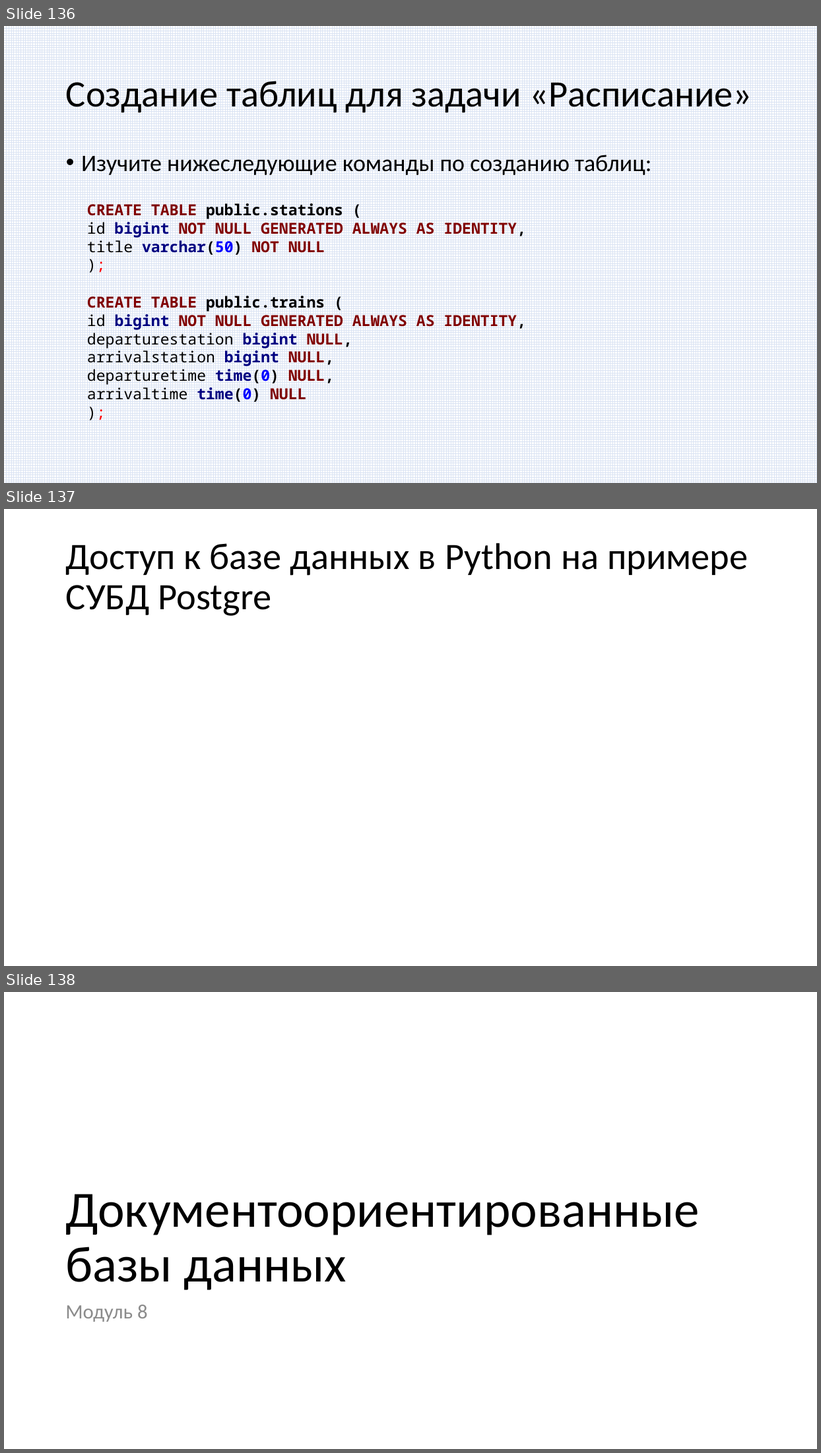
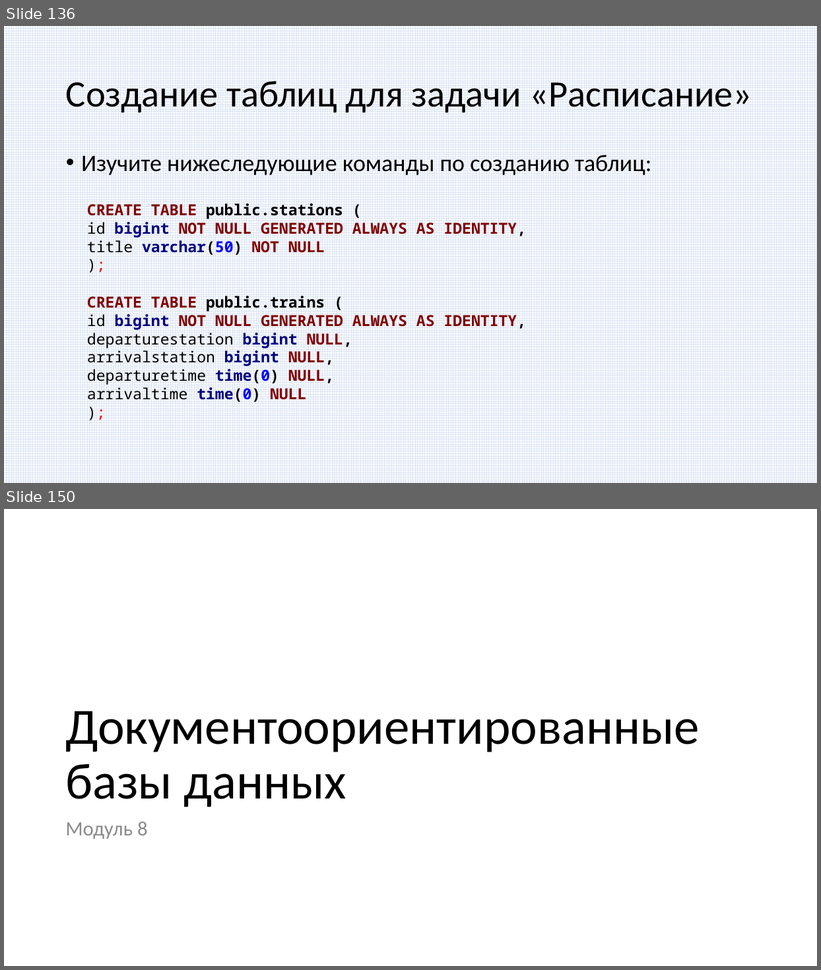
Before and after one commit to paveltsytovich/telegram-course, a slide deck: Presentation/Разработка ботов для телеграмм на Python.pptx. Shown one above the other, each under a label of ours: slides 136, 137 and 138 before the commit, slides 136 and 150 after it; the slides between them are not shown. The pictures are 821x1453 and 821x970 pixels, drawn with LibreOffice and Linux fonts; fonts in the diff are those of the drawing. Boxes give left, top, right and bottom in pixels: in the first picture for what was removed or moved away, otherwise in the second. Text is boxed around its words. In the diff, an @@ line names an element or a change of style, - is before the commit and + after.

```diff
--- a/Presentation/Разработка ботов для телеграмм на Python.pptx
+++ b/Presentation/Разработка ботов для телеграмм на Python.pptx
@@ slide 137 removed at (4, 509, 817, 966), background #FFFFFF @@
@@ title removed at (66, 543, 748, 616) @@
-Доступ к базе данных в Python на примере СУБД Postgre
@@ what was slide 138 is now slide 150 @@
```
Also in this commit, not shown: 13 slides added, 2 other files.
